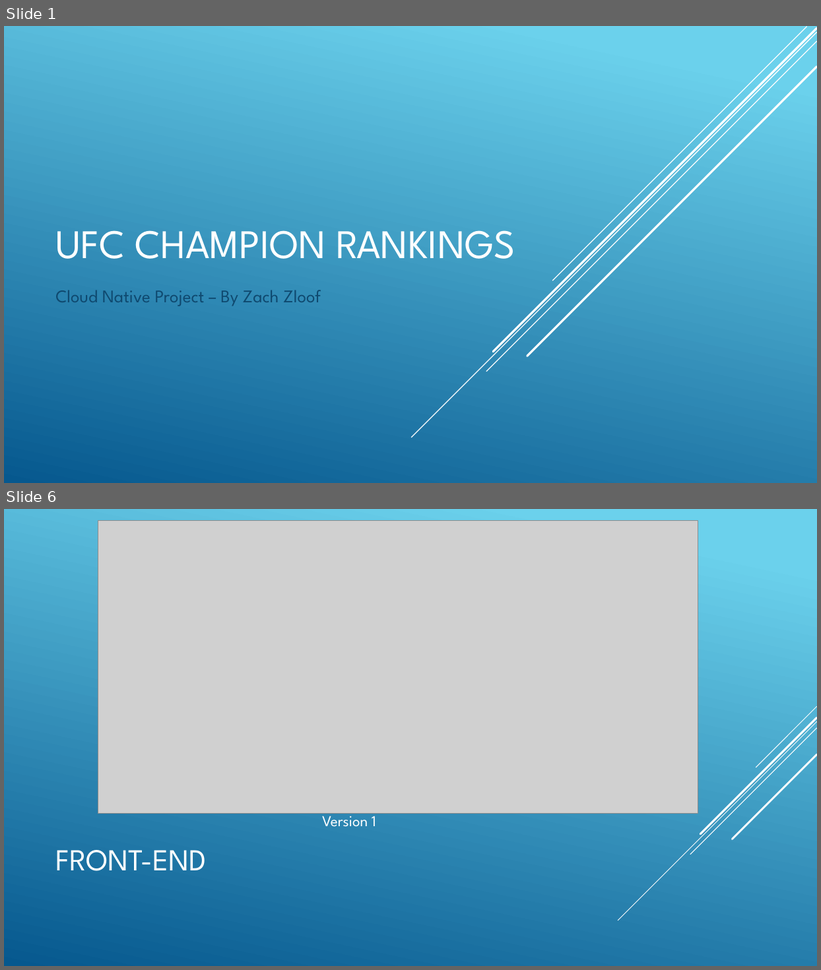
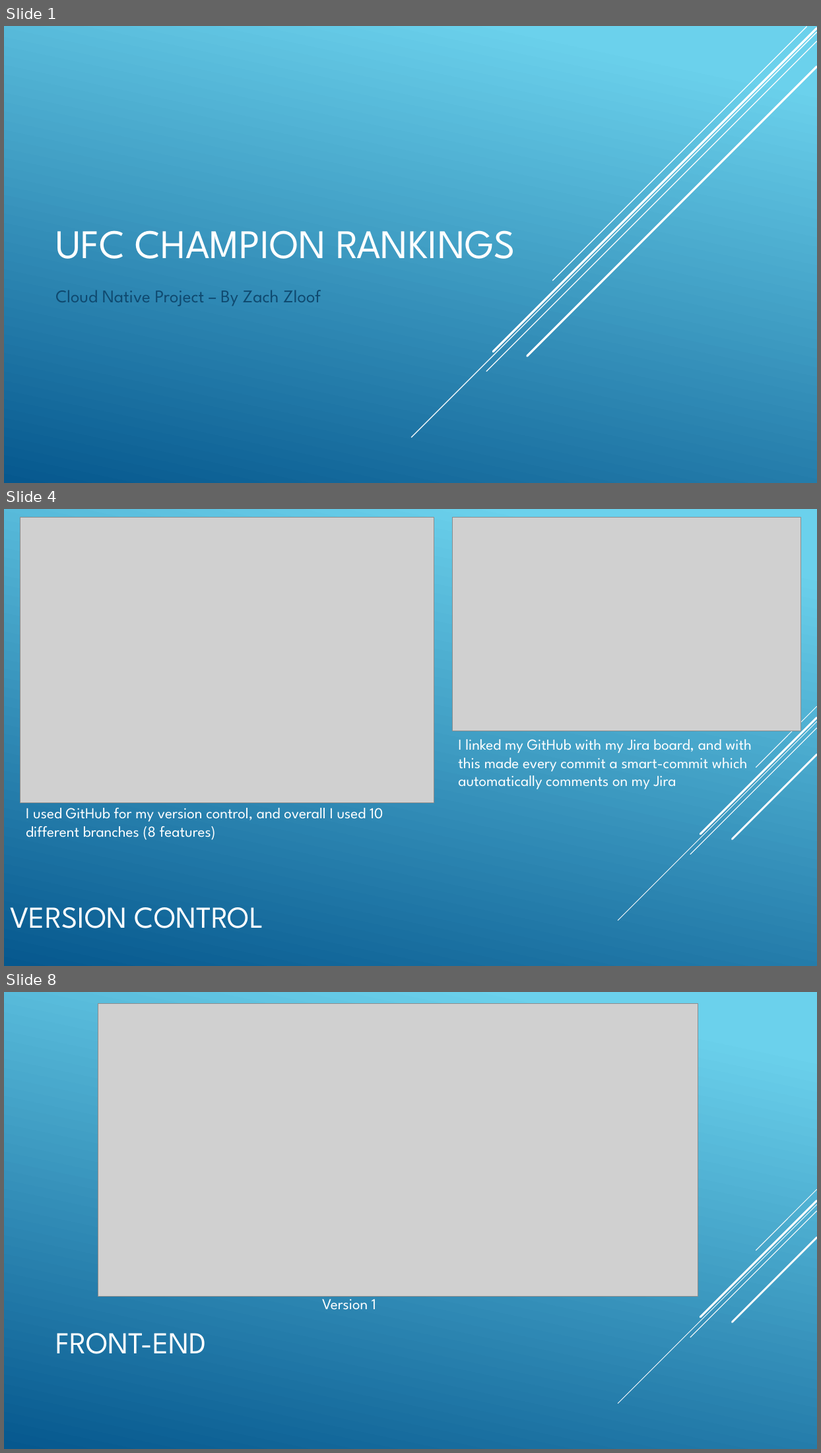
Before and after one commit to zachzloof/zachzloof_assessment2, a slide deck: documentation/presentation/presentation.pptx. Shown one above the other, each under a label of ours: slides 1 and 6 before the commit, slides 1, 4 and 8 after it; the slides between them are not shown. The pictures are 821x970 and 821x1453 pixels, drawn with LibreOffice and Linux fonts; fonts in the diff are those of the drawing; grey boxes stand for pictures. Boxes give left, top, right and bottom in pixels: in the first picture for what was removed or moved away, otherwise in the second. Text is boxed around its words. In the diff, an @@ line names an element or a change of style, - is before the commit and + after.

```diff
--- a/documentation/presentation/presentation.pptx
+++ b/documentation/presentation/presentation.pptx
@@ slide 4 added at [4,509,817,966], background gradient #6ED2EB to #06588E; not listed: 5 template elements that a slide beside it also shows @@
@@ picture added at [20,517,434,803] @@
@@ picture added at [452,517,801,730] @@
@@ text added at [458,739,752,789], 18 pt, text #FFFFFF @@
+I linked my GitHub with my Jira board, and with this made every commit a smart-commit which automatically comments on my Jira
@@ text added at [26,808,383,840], 18 pt, text #FFFFFF @@
+I used GitHub for my version control, and overall I used 10 different branches (8 features)
@@ title added at [10,908,263,929], 36 pt, text #FFFFFF @@
+VERSION CONTROL
@@ what was slide 6 is now slide 8 @@
```
Also in this commit, not shown: 2 slides changed, 8 other slides added, 5 slides removed, 4 other files.
